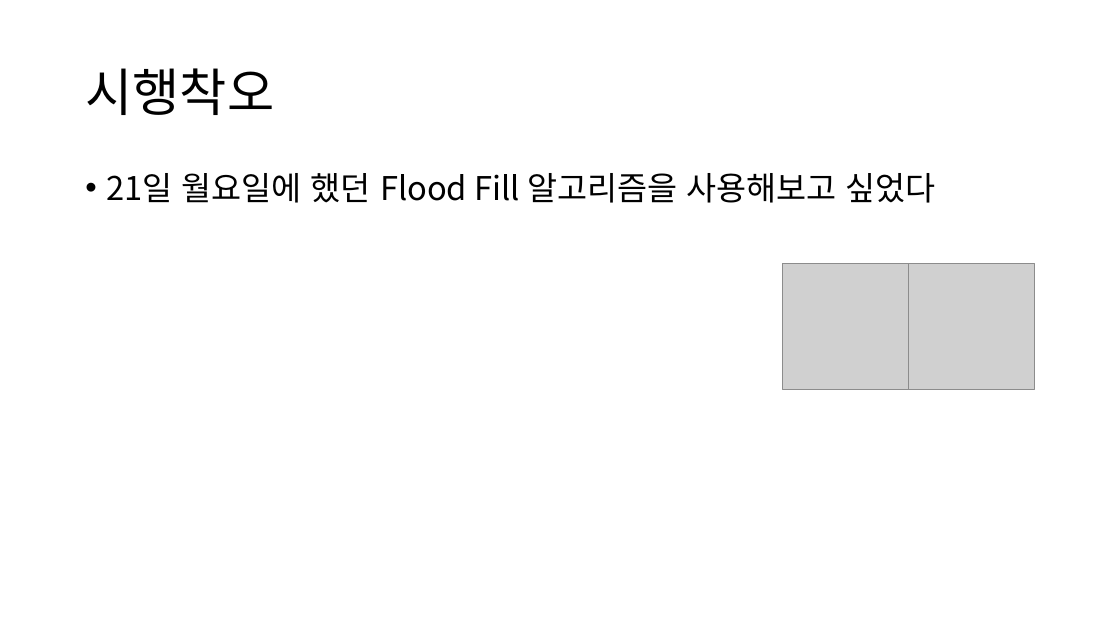
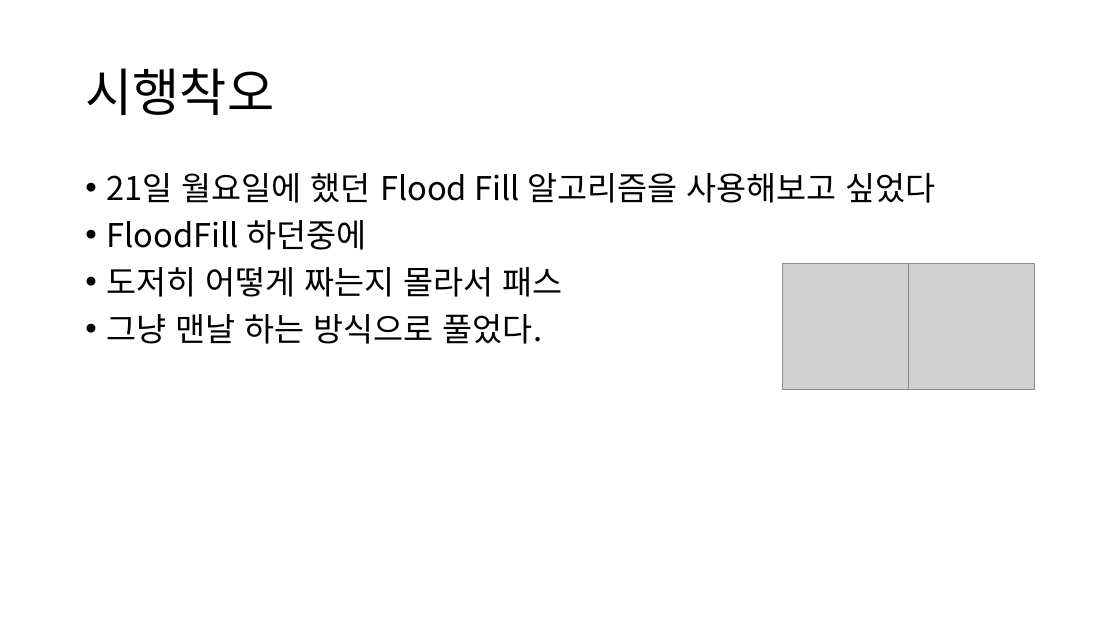
Before and after one commit to Grat3Su/ss_algorithm, a slide deck: slide 2 of 백준 2667 문제 풀이.pptx. Drawn at 1120x630 pixels with LibreOffice and Linux fonts; fonts in the diff are those of the drawing; grey boxes stand for pictures. Boxes give left, top, right and bottom in pixels: in the first picture for what was removed or moved away, otherwise in the second. Text is boxed around its words. In the diff, an @@ line names an element or a change of style, - is before the commit and + after.

```diff
--- a/백준 2667 문제 풀이.pptx
+++ b/백준 2667 문제 풀이.pptx
@@ text at bbox=[106, 220, 563, 344]: paragraphs added @@
+• FloodFill 하던중에
+• 도저히 어떻게 짜는지 몰라서 패스
+• 그냥 맨날 하는 방식으로 풀었다.
```
Also in this commit, not shown: 1 other slide changed, 1 slide added, 21 other files.
